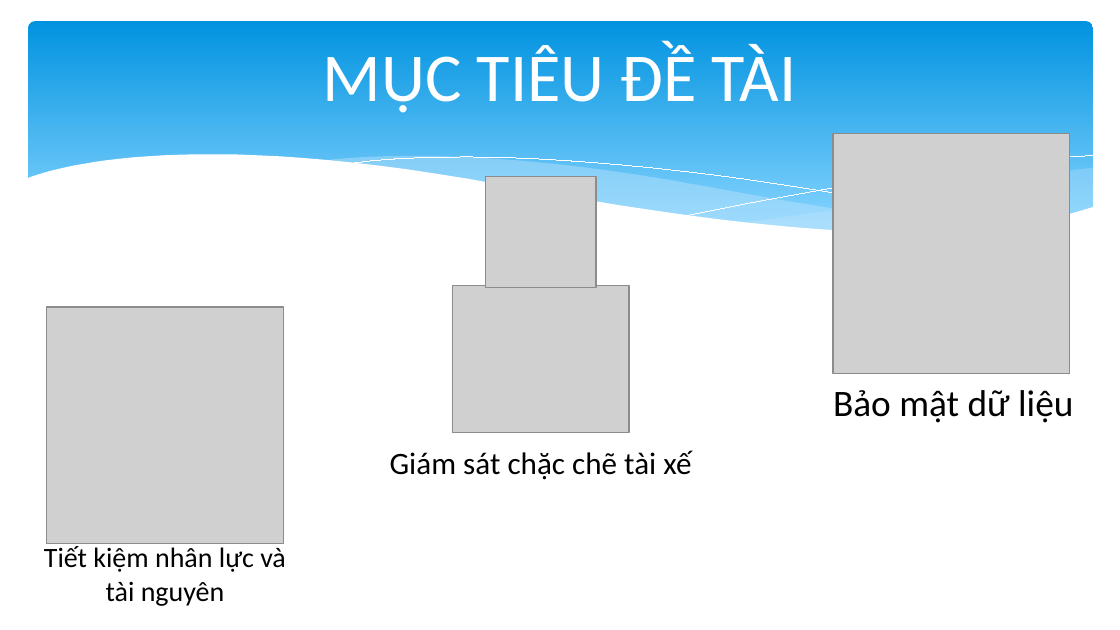
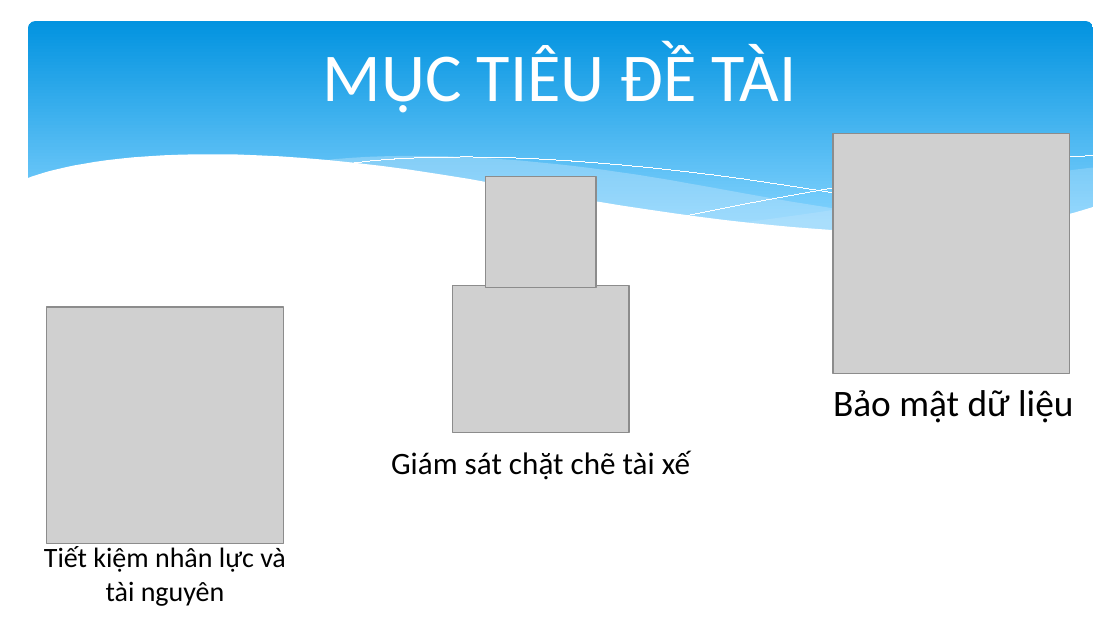
Before and after one commit to quoctrungdh/TaxiApp, a slide deck: slide 9 of BaoCao.pptx. Drawn at 1120x630 pixels with LibreOffice and Linux fonts; fonts in the diff are those of the drawing; grey boxes stand for pictures. Boxes give left, top, right and bottom in pixels: in the first picture for what was removed or moved away, otherwise in the second. Text is boxed around its words. In the diff, an @@ line names an element or a change of style, - is before the commit and + after.

```diff
--- a/BaoCao.pptx
+++ b/BaoCao.pptx
@@ text at <box>391,450,690,480</box>: text changed @@
-Giám sát chặc chẽ tài xế
+Giám sát chặt chẽ tài xế
```
Also in this commit, not shown: 3 other slides changed.
